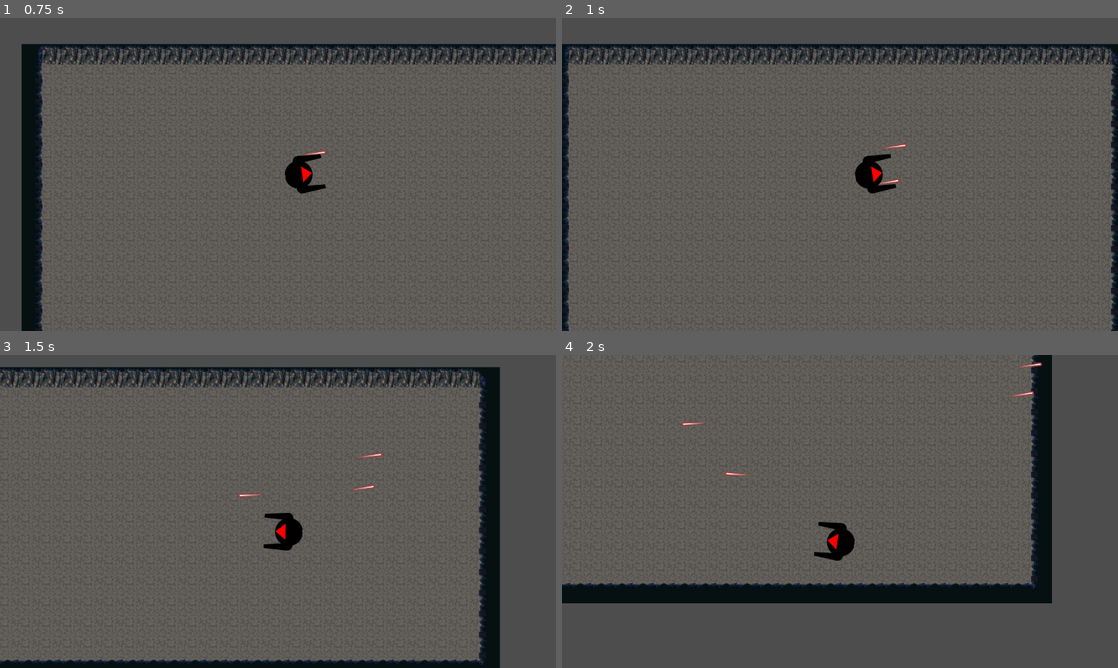
Above: before the commit, frames 1-4 (two rows, left to right).
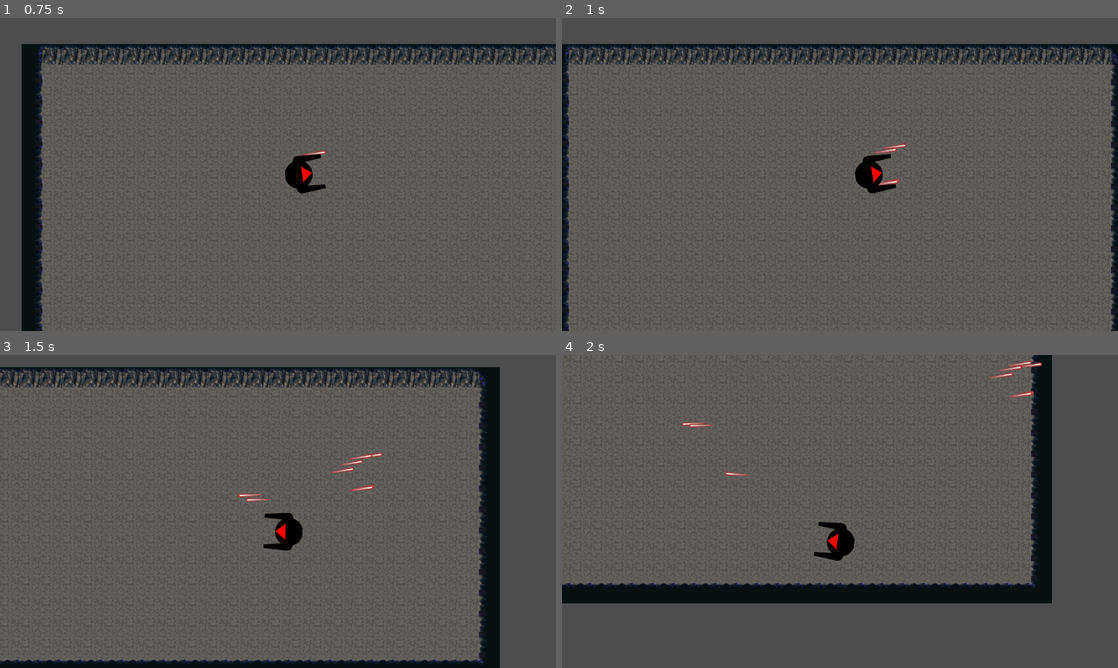
Above: after the commit, the same moments.

Repository: JehtBlack/tiny-creatures
Game: Godot game, scene res://scenes/super_level.tscn
Two runs of this game, one before a commit and one after it. Both use one fixed random seed, a clock stepped at 60 frames per second and the inputs below.
Inputs (mouse positions are in pixels of both pictures, inside the frame that each line leads up to):
- Up to frame 1 (0.75 s): tap Enter at 0.5 s; move the mouse to (400, 158) at 0.52 s; press the mouse at (400, 158) at 0.53 s; hold D (Right) from 0.53 s (still down)
- Up to frame 2 (1 s): keep holding D (Right); right-click (962, 158) at 0.8 s
- Up to frame 3 (1.5 s): move the mouse to (166, 527) at 1.27 s; release D (Right) at 1.28 s; release the mouse at (166, 527) at 1.28 s; hold S (Backward) from 1.28 s (still down); right-click (166, 527) at 1.35 s
- Up to frame 4 (2 s): keep holding S (Backward); click (728, 527) at 1.55 s

Frame 1 is identical in both runs. In frame 2, less than 0.1% of the frame differs, in the area x 56-61%, y 41-54%; in frame 3, 0.2%, in the area x 44-68%, y 31-47%; in frame 4, 0.2%.

Commit message:
Encapsulate guns and add fire rates

Diff:
--- /dev/null
+++ b/scenes/gun.gd
@@ -0,0 +1,20 @@
+extends Node2D
+class_name Gun
+
+@export var bullet: PackedScene
+var bullet_exit_speed: int = 500
+@export var fire_rate: float = 1.0
+var fire_timer: Timer
+
+func _ready() -> void:
+	fire_timer = Timer.new()
+	add_child(fire_timer)
+	fire_timer.wait_time = 1.0 / fire_rate
+	fire_timer.one_shot = true
+
+func fire(_fire_just_pressed: bool, _target: Vector2, spawn_signal: Signal) -> void:
+	if fire_timer.is_stopped():
+		var spawn_marker: Node2D = ($ProjectileSpawnMarkers.get_child(randi() % $ProjectileSpawnMarkers.get_child_count()) if $ProjectileSpawnMarkers.get_child_count() > 0 else $ProjectileSpawnMarkers)
+		var direction = Vector2.RIGHT.rotated(spawn_marker.global_rotation).normalized()
+		spawn_signal.emit(bullet, spawn_marker.global_position, direction, bullet_exit_speed)
+		fire_timer.start()
--- /dev/null
+++ b/scenes/gun.tscn
@@ -0,0 +1,10 @@
+[gd_scene load_steps=2 format=3 uid="uid://e5ts482qt8xw"]
+
+[ext_resource type="Script" path="res://scenes/gun.gd" id="1_vo6wq"]
+
+[node name="Gun" type="Node2D"]
+script = ExtResource("1_vo6wq")
+
+[node name="Sprite2D" type="Sprite2D" parent="."]
+
+[node name="ProjectileSpawnMarkers" type="Node2D" parent="."]
--- a/scenes/player.gd
+++ b/scenes/player.gd
@@ -3,7 +3,6 @@
 signal spawn_projectile(projectile: PackedScene, spawn_position: Vector2, direction: Vector2, speed: float)
 
 @export var speed = 400
-@export var bullet: PackedScene
 
 var look = true
 
@@ -28,9 +27,7 @@
 
 
 func shoot():
-	if Input.is_action_just_pressed("ShootLeft"):
-		var direction = Vector2.RIGHT.rotated($MuzzleLeft.global_rotation).normalized()
-		spawn_projectile.emit(bullet, $MuzzleLeft.global_position, direction, 500)
-	if Input.is_action_just_pressed("ShootRight"):
-		var direction = Vector2.RIGHT.rotated($MuzzleRight.global_rotation).normalized()
-		spawn_projectile.emit(bullet, $MuzzleRight.global_position, direction, 500)
+	if Input.is_action_pressed("ShootLeft"):
+		$GunLeft.fire(Input.is_action_just_pressed("ShootLeft"), get_global_mouse_position(), spawn_projectile)
+	if Input.is_action_pressed("ShootRight"):
+		$GunRight.fire(Input.is_action_just_pressed("ShootRight"), get_global_mouse_position(), spawn_projectile)
--- a/scenes/player.tscn
+++ b/scenes/player.tscn
@@ -1,7 +1,9 @@
-[gd_scene load_steps=4 format=3 uid="uid://2k4goowntk4a"]
+[gd_scene load_steps=6 format=3 uid="uid://2k4goowntk4a"]
 
 [ext_resource type="Script" path="res://scenes/player.gd" id="1_y1rou"]
+[ext_resource type="PackedScene" uid="uid://ciubqusvuudhf" path="res://scenes/bullet.tscn" id="2_nse4k"]
 [ext_resource type="Texture2D" uid="uid://cup464pvt0n6h" path="res://assets/sprites/player-proto.png" id="2_qfk1d"]
+[ext_resource type="PackedScene" uid="uid://e5ts482qt8xw" path="res://scenes/gun.tscn" id="3_bdogp"]
 
 [sub_resource type="CircleShape2D" id="CircleShape2D_ldg6g"]
 radius = 32.0156
@@ -18,8 +20,12 @@
 [node name="CollisionShape2D" type="CollisionShape2D" parent="."]
 shape = SubResource("CircleShape2D_ldg6g")
 
-[node name="MuzzleLeft" type="Marker2D" parent="."]
+[node name="GunLeft" parent="." instance=ExtResource("3_bdogp")]
 position = Vector2(30, -33)
+bullet = ExtResource("2_nse4k")
+fire_rate = 5.0
 
-[node name="MuzzleRight" type="Marker2D" parent="."]
+[node name="GunRight" parent="." instance=ExtResource("3_bdogp")]
 position = Vector2(30, 36)
+bullet = ExtResource("2_nse4k")
+fire_rate = 50.0
--- a/scenes/super_level.tscn
+++ b/scenes/super_level.tscn
@@ -1,9 +1,8 @@
-[gd_scene load_steps=5 format=4 uid="uid://dqoxhn6h3ht8f"]
+[gd_scene load_steps=4 format=4 uid="uid://dqoxhn6h3ht8f"]
 
 [ext_resource type="Script" path="res://scenes/super_level.gd" id="1_bg3g2"]
 [ext_resource type="PackedScene" uid="uid://2k4goowntk4a" path="res://scenes/player.tscn" id="2_hje26"]
 [ext_resource type="TileSet" uid="uid://b3hcgxb56uflb" path="res://scenes/cave.tres" id="2_i12ur"]
-[ext_resource type="PackedScene" uid="uid://ciubqusvuudhf" path="res://scenes/bullet.tscn" id="4_msce6"]
 
 [node name="SuperLevel" type="Node2D"]
 script = ExtResource("1_bg3g2")
@@ -22,7 +21,6 @@
 
 [node name="Player" parent="." instance=ExtResource("2_hje26")]
 position = Vector2(510, 300)
-bullet = ExtResource("4_msce6")
 
 [node name="Camera2D" type="Camera2D" parent="Player"]
 position_smoothing_enabled = true
